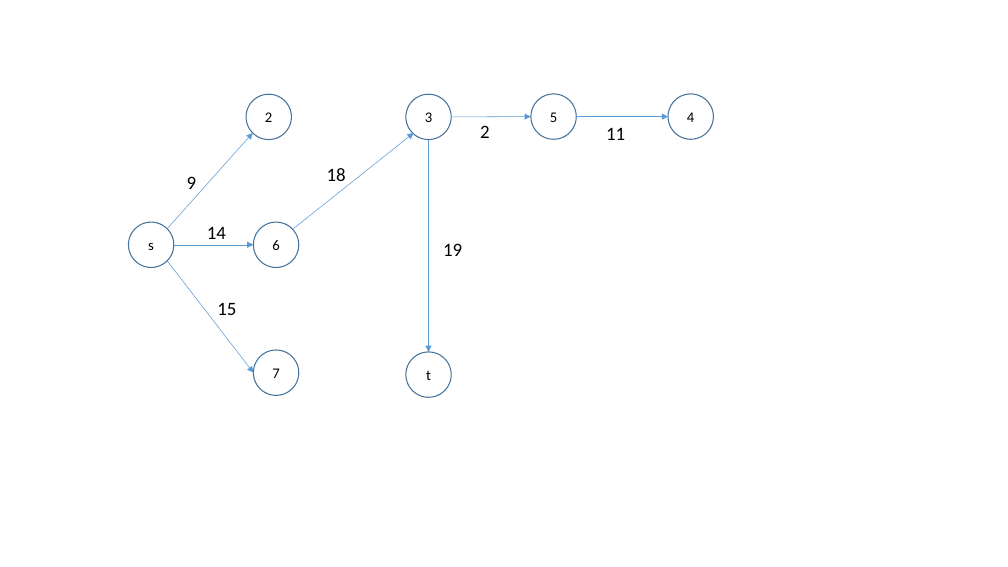
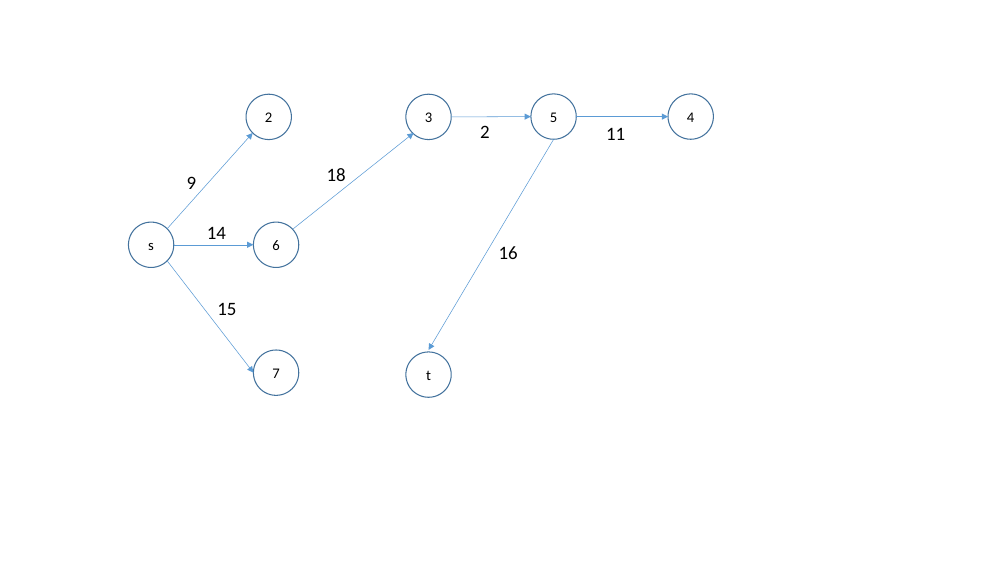
Before and after one commit to timotheeguerin/socs, a slide deck: slide 5 of Comp 360/Assignment 1/Graphs.pptx. Drawn at 1008x567 pixels with LibreOffice and Linux fonts; fonts in the diff are those of the drawing. Boxes give left, top, right and bottom in pixels: in the first picture for what was removed or moved away, otherwise in the second. Text is boxed around its words. In the diff, an @@ line names an element or a change of style, - is before the commit and + after.

```diff
--- a/Comp 360/Assignment 1/Graphs.pptx
+++ b/Comp 360/Assignment 1/Graphs.pptx
@@ arrow moved from (429, 140) - (429, 352) to (554, 139) - (429, 350) @@
@@ text at <box>499,246,518,259</box>: text changed @@
-19
+16
```
Also in this commit, not shown: 1 slide added, 4 other files.
